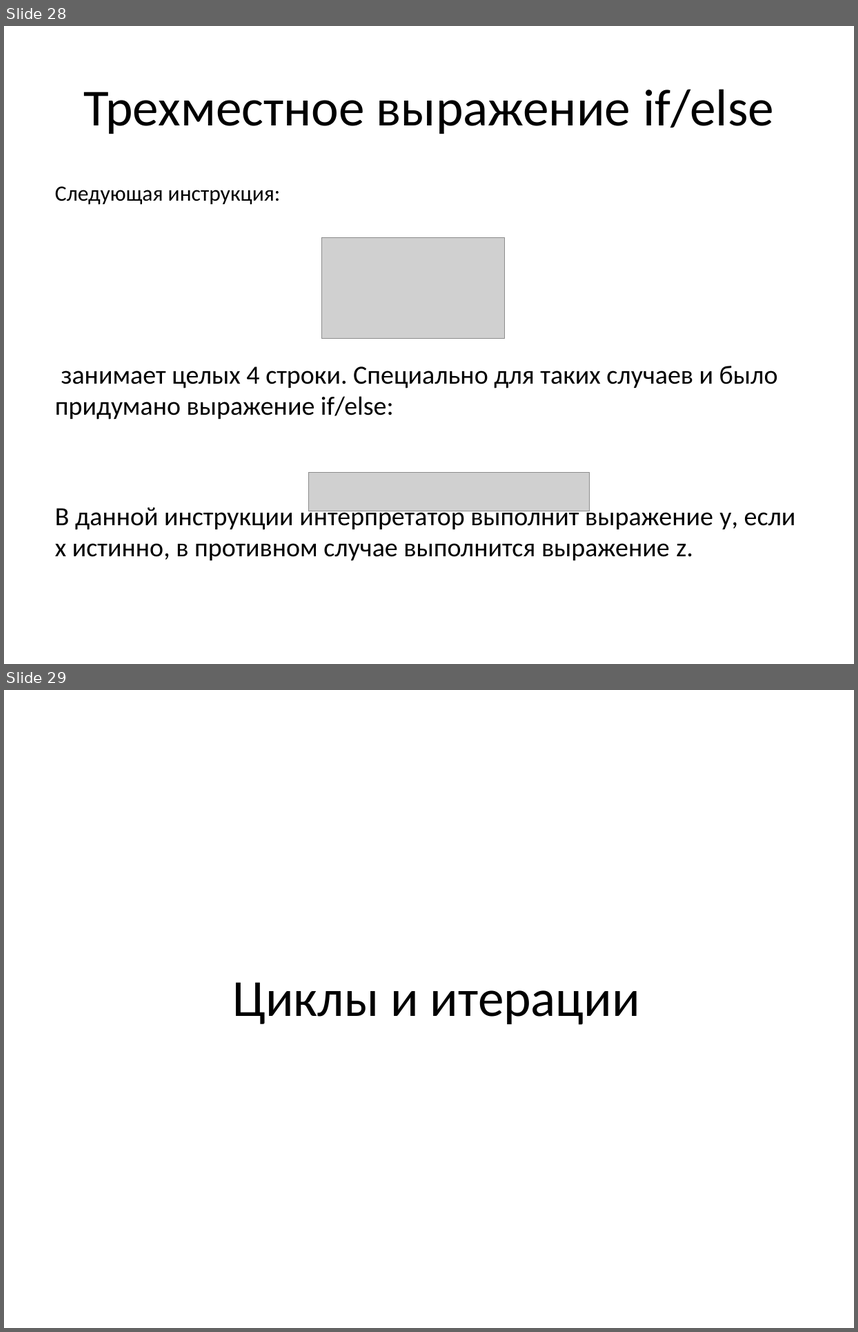
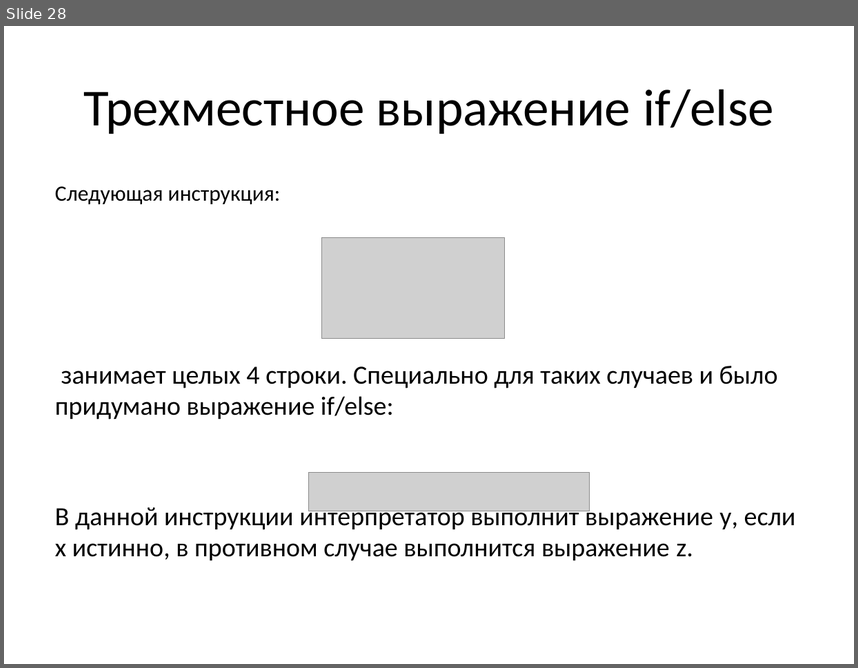
Before and after one commit to maxchv/LearnPython, a slide deck: week01/03.Conditions.pptx. Shown one above the other, each under a label of ours: slides 28 and 29 before the commit, slide 28 after it. The pictures are 858x1332 and 858x668 pixels, drawn with LibreOffice and Linux fonts; fonts in the diff are those of the drawing; grey boxes stand for pictures. Boxes give left, top, right and bottom in pixels: in the first picture for what was removed or moved away, otherwise in the second. Text is boxed around its words. In the diff, an @@ line names an element or a change of style, - is before the commit and + after.

```diff
--- a/week01/03.Conditions.pptx
+++ b/week01/03.Conditions.pptx
@@ slide 29 removed at bbox=[4, 690, 854, 1328], background #FFFFFF @@
@@ title removed at bbox=[232, 982, 640, 1025] @@
-Циклы и итерации
```
Also in this commit, not shown: 16 other slides removed, 6 other files.
